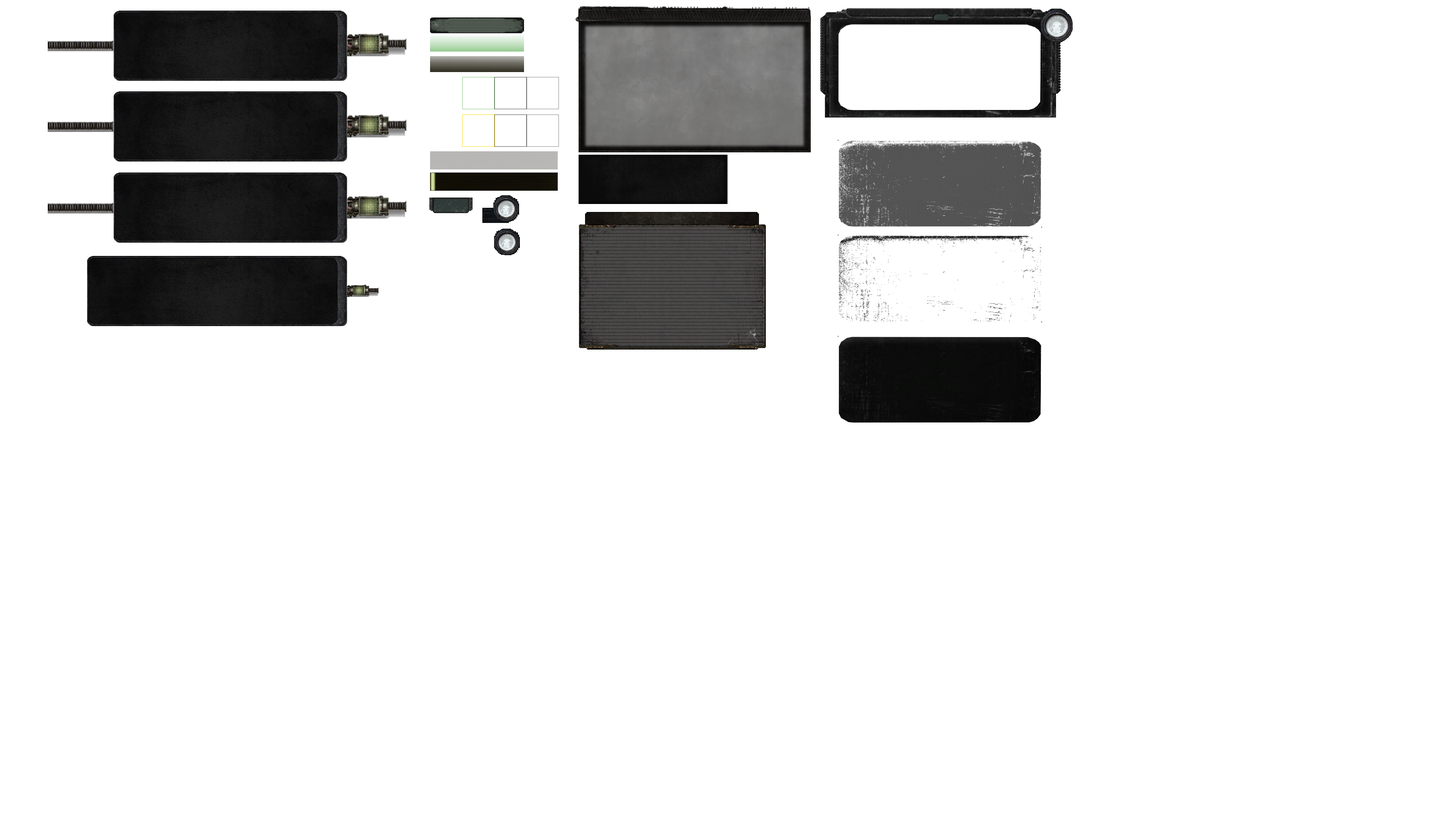
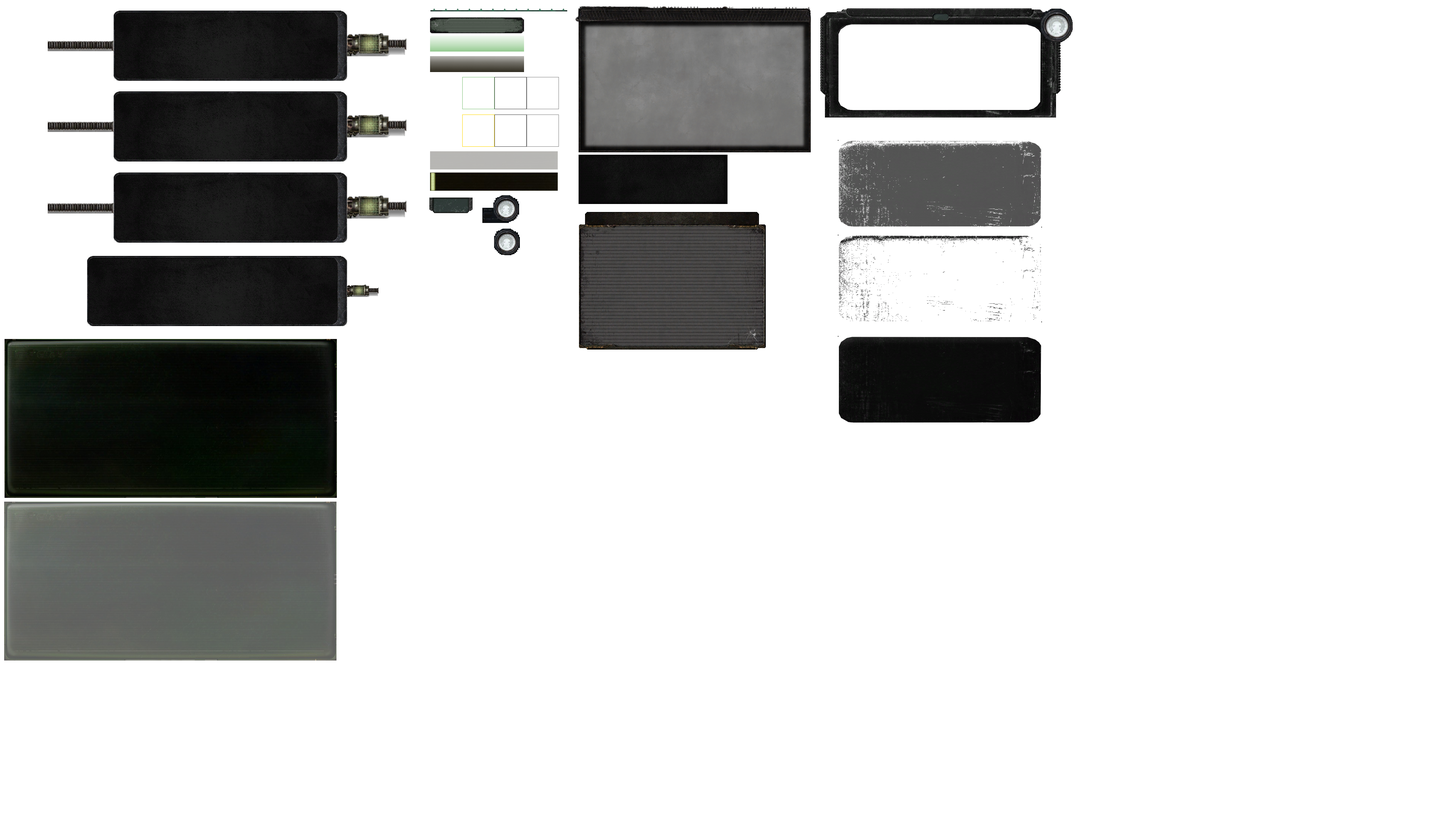
Layers edited between the first and the second 1455×819 image:
added layer "info_header" above "info_display_glass" over [430, 8, 568, 12]
added layer "info_display_bg copy" (64%) above "info_display_bg" over [4, 501, 337, 661]
added layer "info_display_bg" above "misc_panel" over [4, 338, 337, 498]
